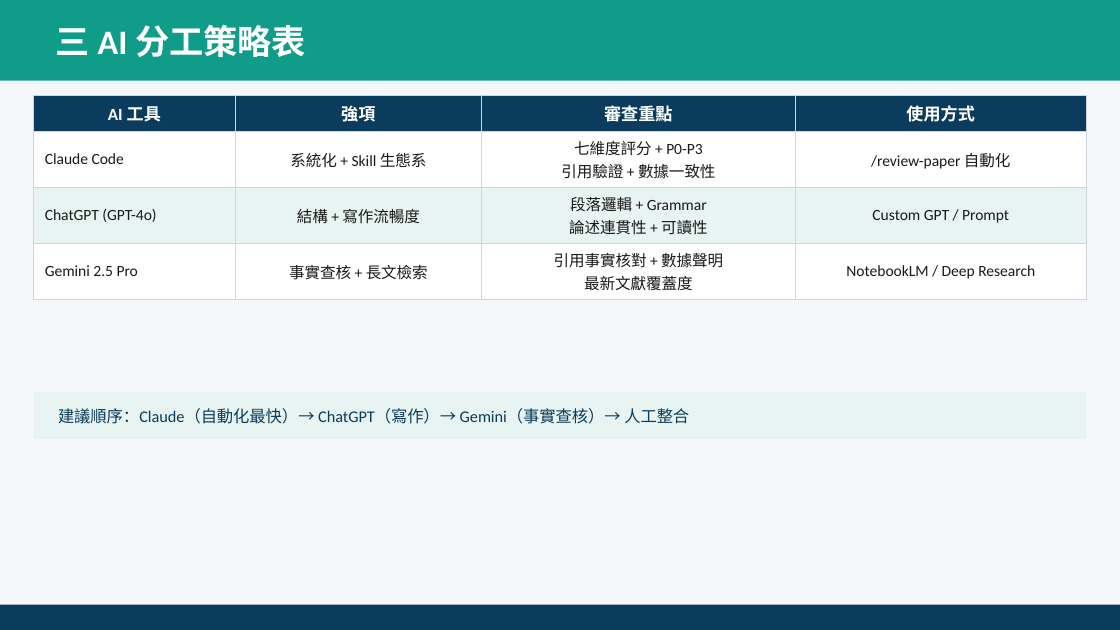
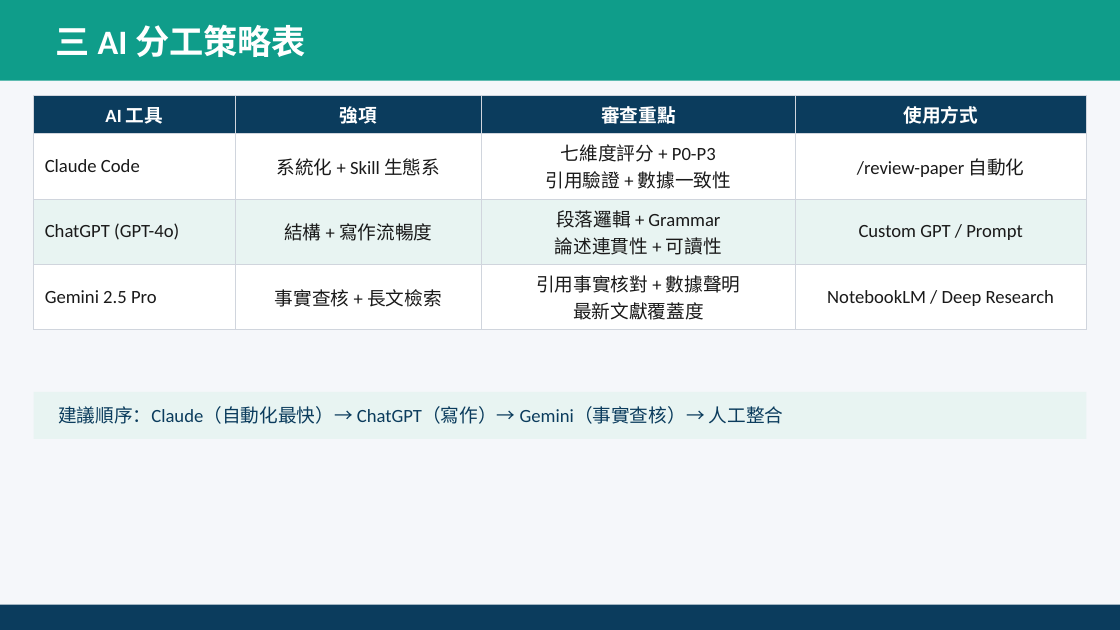
Before and after one commit to ai-cooperation/paperlab, a slide deck: slide 66 of dist/Day2_Full_AI研究進階.pptx (slide 52 before the commit). Drawn at 1120x630 pixels with LibreOffice and Linux fonts; fonts in the diff are those of the drawing. Boxes give left, top, right and bottom in pixels: in the first picture for what was removed or moved away, otherwise in the second. Text is boxed around its words. In the diff, an @@ line names an element or a change of style, - is before the commit and + after.

```diff
--- a/dist/Day2_Full_AI研究進階.pptx
+++ b/dist/Day2_Full_AI研究進階.pptx
@@ table at <box>34,95,1086,324</box> @@
@@ size 11 to 12 pt in "AI 工具", "強項", "審查重點", "使用方式" @@
@@ size 10 to 12 pt @@
@@ text "建議順序：Claude（自動化最快）→ ChatGPT（寫作）→ Gemini（事實查核）→ 人工整合" at <box>58,406,784,424</box>: size 10.5 to 12 pt @@
```
Also in this commit, not shown: 55 other slides changed, 14 slides added, 15 other files.
